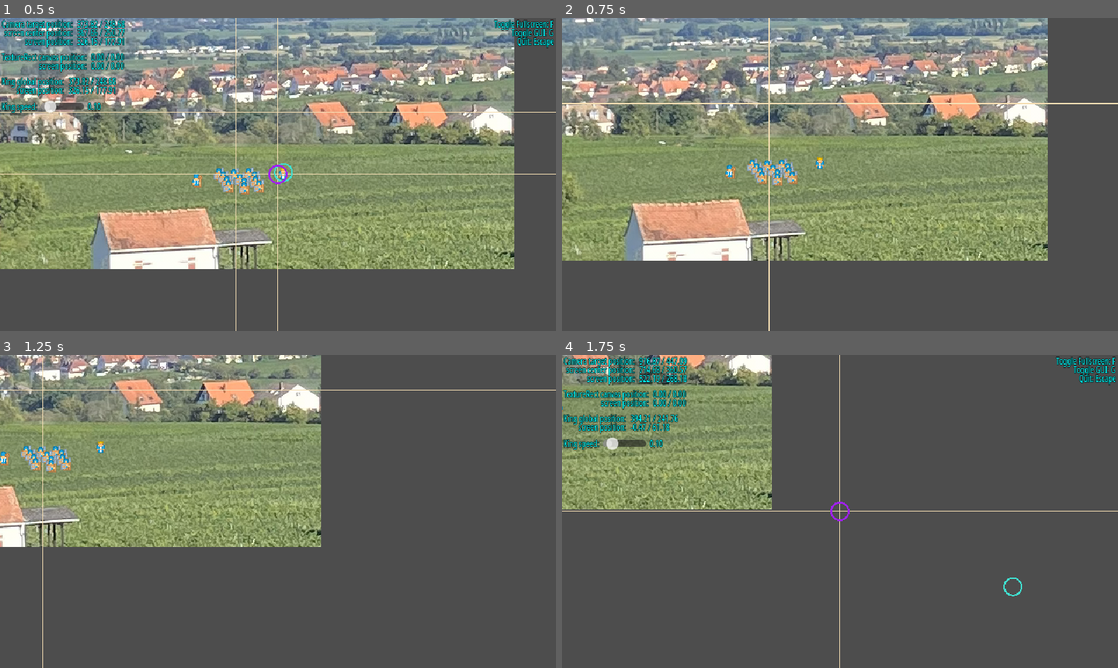
Above: before the commit, frames 1-4 (two rows, left to right).
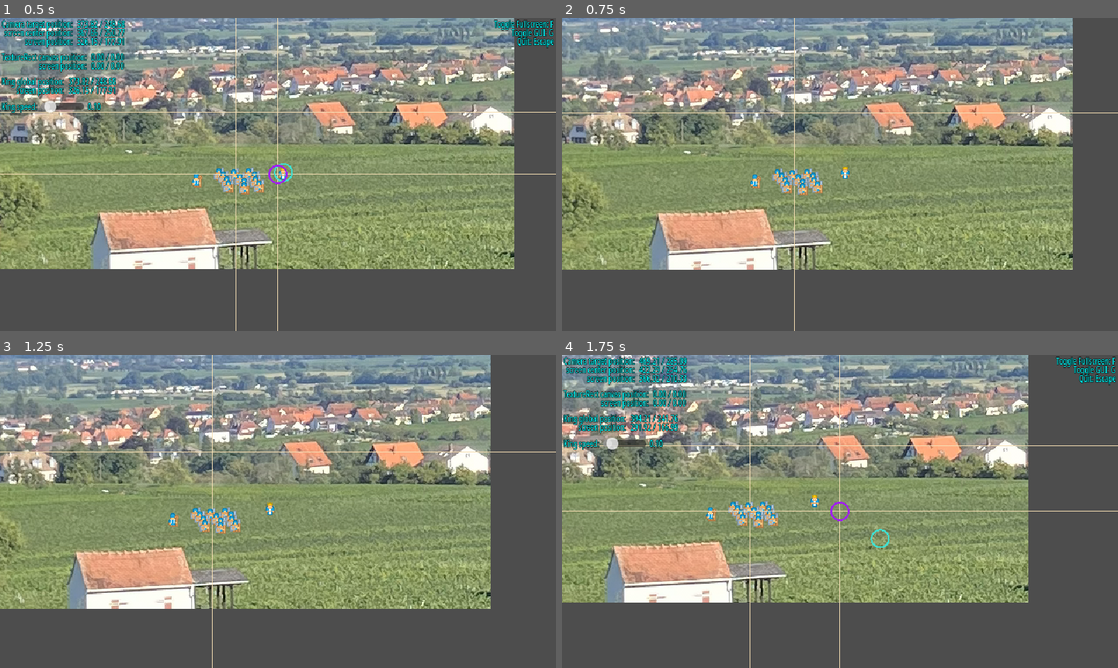
Above: after the commit, the same moments.

Repository: Toxe/godot-pixel-style
Game: Godot game, scene res://scenes/main.tscn
Same seed, same stepped clock (60 frames per second), same inputs: the game is played once before the commit and once after it.
Inputs (mouse positions are in pixels of both pictures, inside the frame that each line leads up to):
- Up to frame 1 (0.5 s): no input
- Up to frame 2 (0.75 s): tap Enter at 0.5 s; move the mouse to (962, 158) at 0.52 s; hold Right (ui_right) from 0.53 s (still down); hold G (toggle_gui) from 0.53 s (still down); click (962, 158) at 0.67 s
- Up to frame 3 (1.25 s): keep holding Right (ui_right); keep holding G (toggle_gui)
- Up to frame 4 (1.75 s): move the mouse to (728, 527) at 1.27 s; release Right (ui_right) at 1.28 s; release G (toggle_gui) at 1.28 s; hold Down (ui_down) from 1.28 s (still down); tap G (toggle_gui) at 1.35 s; click (728, 527) at 1.42 s

Frame 1 is identical in both runs. In frame 2, 44% of the frame differs, in the area x 0-100%, y 0-100%; in frame 3, 61%; in frame 4, 60%.

Commit message:
Move camera movement to Game

Diff:
--- a/PixelStyle/scenes/game.gd
+++ b/PixelStyle/scenes/game.gd
@@ -8,6 +8,9 @@
 
 
 func _process(delta: float) -> void:
+    var camera_movement := Input.get_vector("ui_left", "ui_right", "ui_up", "ui_down")
+    camera.position += camera_movement * 100.0 * delta
+
     path_follow.progress_ratio += delta * king_speed
     queue_redraw()
 
--- a/PixelStyle/scenes/main.gd
+++ b/PixelStyle/scenes/main.gd
@@ -1,23 +1,9 @@
 class_name Main extends Node2D
-
-@export var camera: Camera2D
 
 
 func _ready() -> void:
     create_window_title_update_timer()
     update_window_title()
-
-
-func _unhandled_input(event: InputEvent) -> void:
-    var event_mouse_button: InputEventMouseButton = event as InputEventMouseButton
-    if event_mouse_button && event_mouse_button.is_pressed():
-        print(event_mouse_button)
-        camera.position = event_mouse_button.position
-
-
-func _process(delta: float) -> void:
-    var camera_movement := Input.get_vector("ui_left", "ui_right", "ui_up", "ui_down")
-    camera.position += camera_movement * 100.0 * delta
 
 
 func create_window_title_update_timer() -> void:
--- a/PixelStyle/scenes/main.tscn
+++ b/PixelStyle/scenes/main.tscn
@@ -7,9 +7,8 @@
 [sub_resource type="ViewportTexture" id="ViewportTexture_hyk8p"]
 viewport_path = NodePath("SubViewport")
 
-[node name="Main" type="Node2D" node_paths=PackedStringArray("camera")]
+[node name="Main" type="Node2D"]
 script = ExtResource("1_0wfyh")
-camera = NodePath("SubViewport/Game/Path2D/PathFollow2D/King/Camera2D")
 
 [node name="TextureRect" type="TextureRect" parent="."]
 offset_right = 640.0
